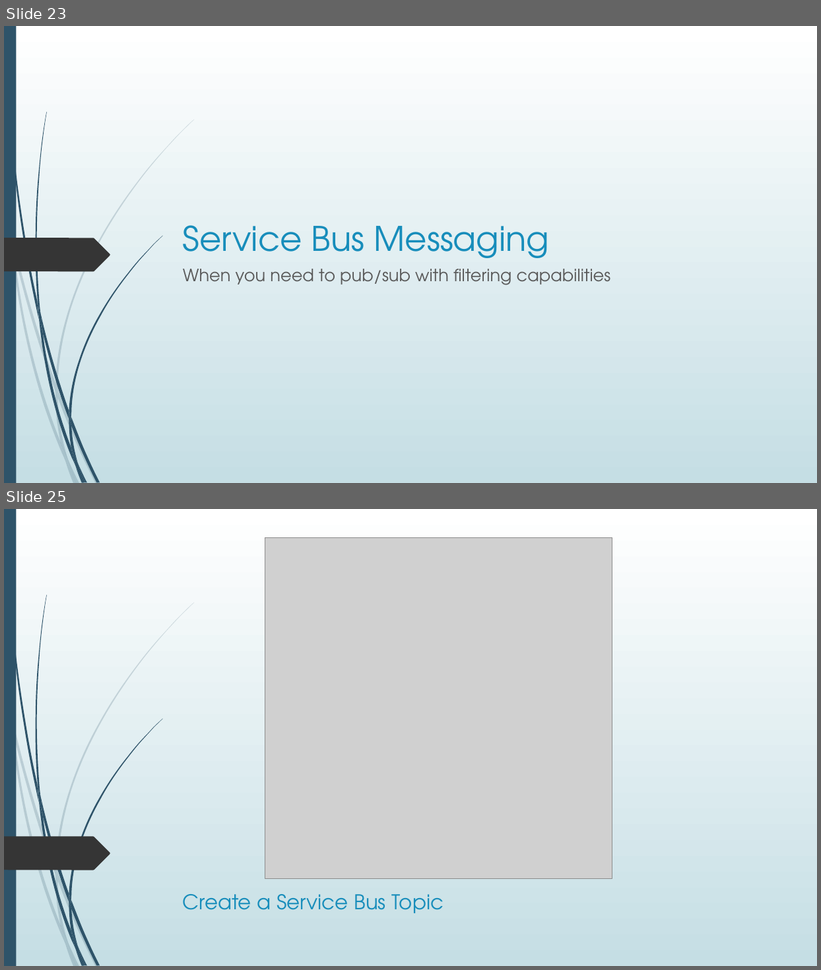
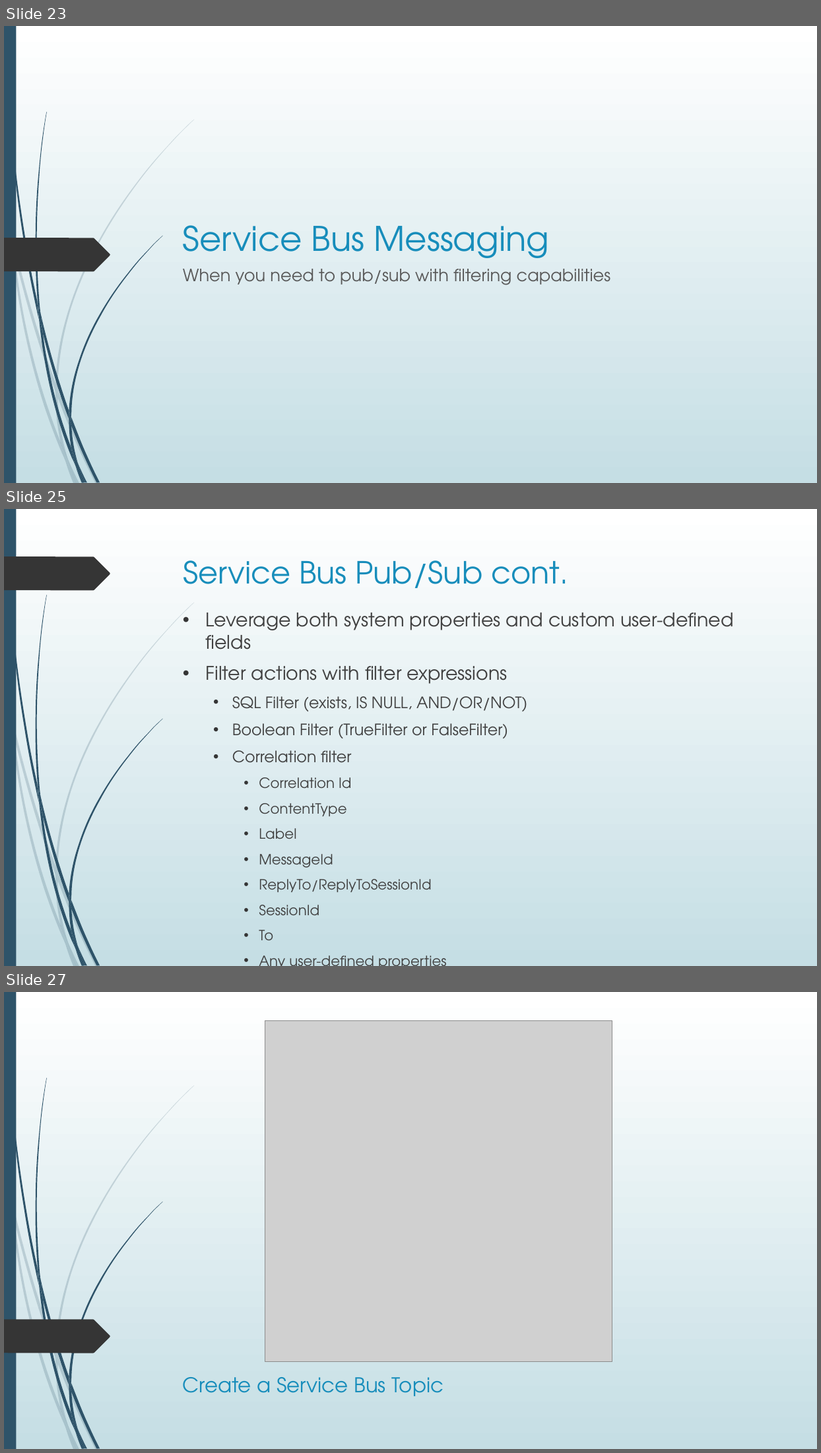
Before and after one commit to blgorman/ServerlessMessagingDemystified, a slide deck: ServerlessMessagingDemystified.pptx. Shown one above the other, each under a label of ours: slides 23 and 25 before the commit, slides 23, 25 and 27 after it; the slides between them are not shown. The pictures are 821x970 and 821x1453 pixels, drawn with LibreOffice and Linux fonts; fonts in the diff are those of the drawing; grey boxes stand for pictures. Boxes give left, top, right and bottom in pixels: in the first picture for what was removed or moved away, otherwise in the second. Text is boxed around its words. In the diff, an @@ line names an element or a change of style, - is before the commit and + after.

Commit message:
initial slide and info work completed, need code for service bus and storage, perhaps logic app walkthrough for event grid

```diff
--- a/ServerlessMessagingDemystified.pptx
+++ b/ServerlessMessagingDemystified.pptx
@@ slide 25 added at box(4, 509, 817, 966), background gradient #FFFFFF to #C5DEE5; not listed: 23 template elements that a slide beside it also shows @@
@@ freeform shape added at box(4, 557, 110, 590), fill #353535 @@
@@ title added at box(183, 560, 568, 588), 36 pt, text #178DBB @@
+Service Bus Pub/Sub cont.
@@ text added at box(206, 613, 734, 941), 16.6 pt, text #404040 @@
+• Leverage both system properties and custom user-defined fields
+• Filter actions with filter expressions
+  • SQL Filter (exists, IS NULL, AND/OR/NOT)
+  • Boolean Filter (TrueFilter or FalseFilter)
+  • Correlation filter
+    • Correlation Id
+    • ContentType
+    • Label
+    • MessageId
+    • ReplyTo/ReplyToSessionId
+    • SessionId
+    • To
+    • Any user-defined properties
@@ what was slide 25 is now slide 27 @@
```
Also in this commit, not shown: 3 slides changed, 1 other slide added, 1 other file.
